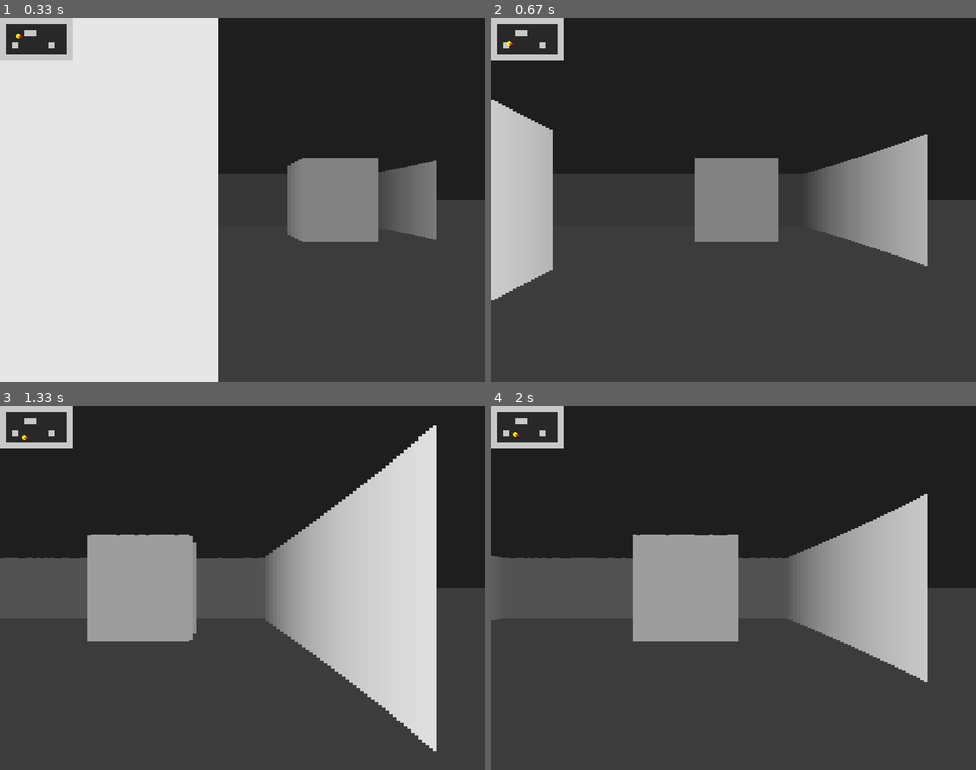
Above: before the commit, frames 1-4 (two rows, left to right).
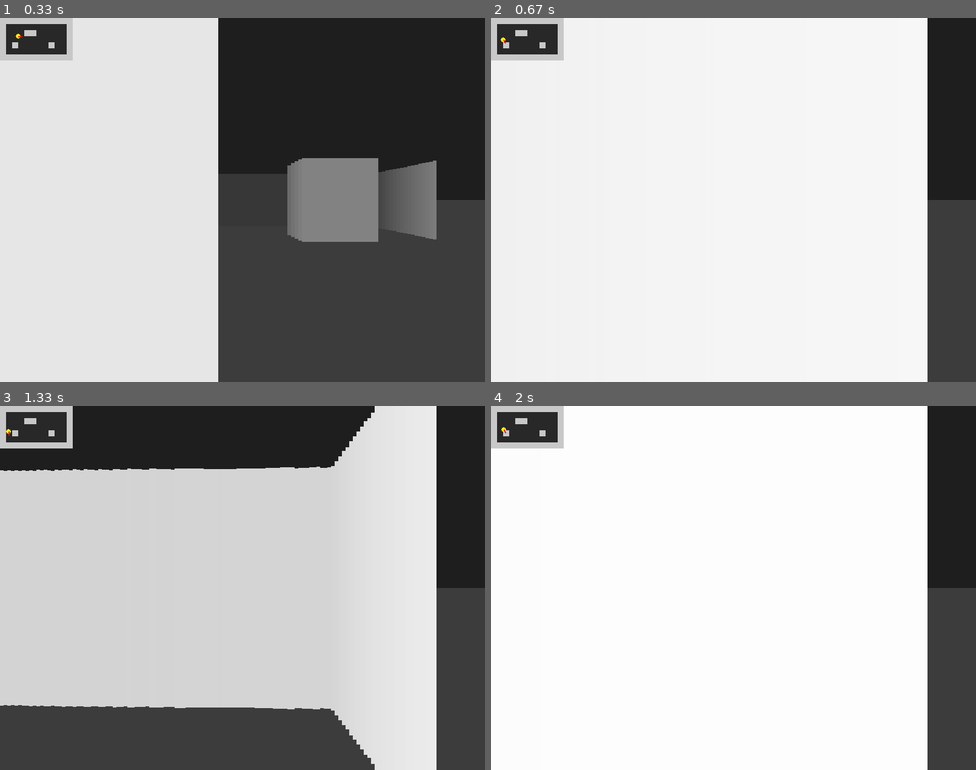
Above: after the commit, the same moments.

Repository: PDR181/mini-doom-pygame
Game: pygame game, started from main.py
The game is run twice, just before and just after one commit, with the same random seed, the same clock (stepped at 60 frames per second) and the same inputs.
Inputs (mouse positions are in pixels of both pictures, inside the frame that each line leads up to):
- Up to frame 1 (0.33 s): no input
- Up to frame 2 (0.67 s): hold D from 0.33 s (still down); move the mouse to (714, 214) at 0.37 s
- Up to frame 3 (1.33 s): release D at 0.8 s; hold W 0.83-1.13 s; move the mouse to (126, 591) at 0.87 s; hold D from 1.17 s (still down); move the mouse to (315, 460) at 1.2 s
- Up to frame 4 (2 s): release D at 1.63 s; hold A from 1.67 s (still down); move the mouse to (743, 464) at 1.7 s

Frame 1 is identical in both runs. In frame 2, 88% of the frame differs, in the area x 0-90%, y 0-100%; in frame 3, 50%; in frame 4, 88%.

Commit message:
feat: adiciona controle da camera com mouse e suporte inicial a pitch

Diff:
--- a/main.py
+++ b/main.py
@@ -10,14 +10,18 @@
 screen = pygame.display.set_mode((WIDTH, HEIGHT))
 pygame.display.set_caption("Mini Doom")
 
+pygame.mouse.set_visible(False)
+pygame.event.set_grab(True)
+
 clock = pygame.time.Clock()
 
 player_x = 150
 player_y = 150
 player_angle = 0
+player_pitch = 0
 
 player_speed = 3
-rotation_speed = 0.05
+mouse_sensitivity = 0.003
 
 TILE_SIZE = 50
 
@@ -129,12 +133,14 @@
         if event.type == pygame.QUIT:
             running = False
 
+    mouse_dx, mouse_dy = pygame.mouse.get_rel()
+
+    player_angle += mouse_dx * mouse_sensitivity
+    player_pitch += mouse_dy * mouse_sensitivity
+
+    player_pitch = max(-0.5, min(0.5, player_pitch))
+
     keys = pygame.key.get_pressed()
-
-    if keys[pygame.K_LEFT]:
-        player_angle -= rotation_speed
-    if keys[pygame.K_RIGHT]:
-        player_angle += rotation_speed
 
     new_x = player_x
     new_y = player_y
@@ -170,5 +176,7 @@
     pygame.display.update()
     clock.tick(60)
 
+pygame.event.set_grab(False)
+pygame.mouse.set_visible(True)
 pygame.quit()
 sys.exit()
